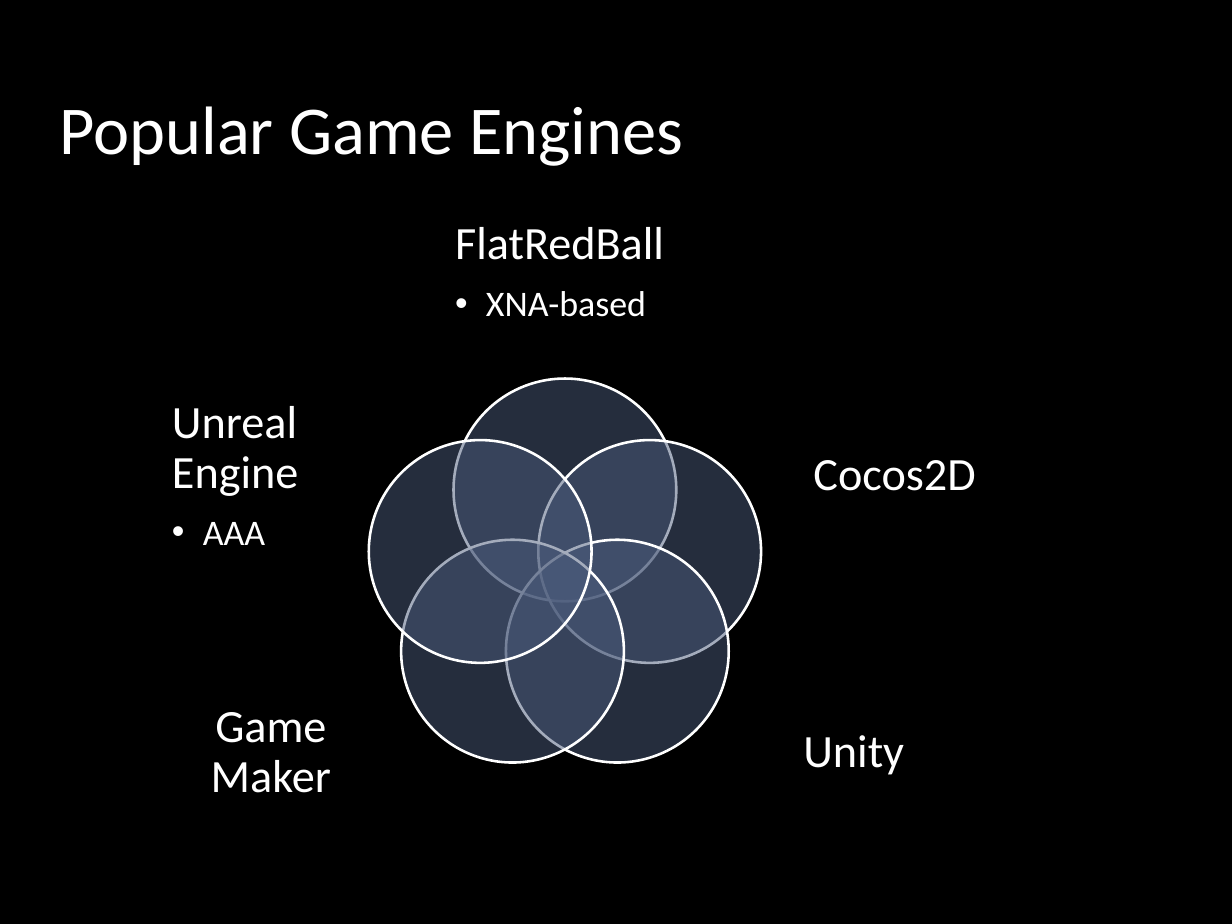
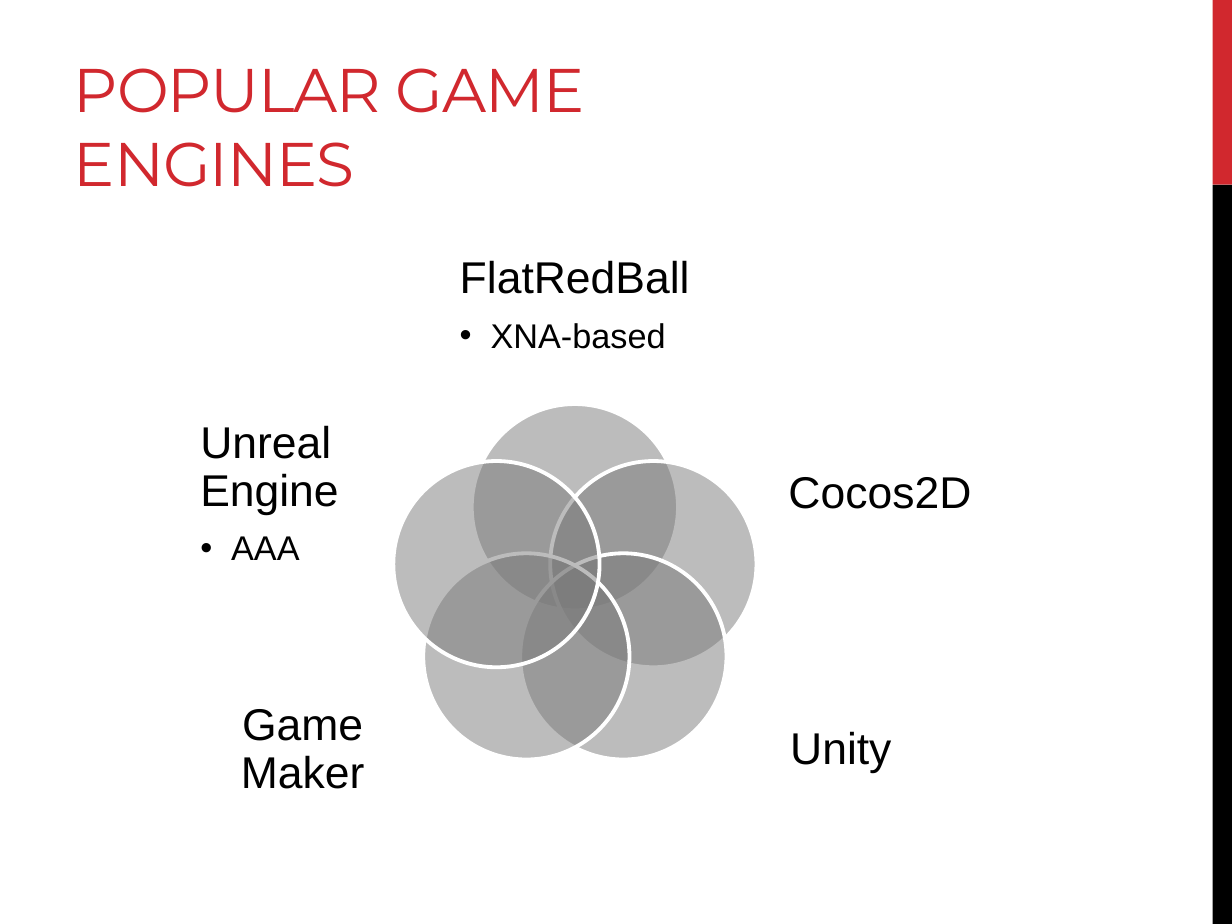
Before and after one commit to peterhoang/Super-Duper-Game, a slide deck: slide 9 of The Super-Awesome Game Deck.pptx. Drawn at 1232x924 pixels with LibreOffice and Linux fonts; fonts in the diff are those of the drawing; background and template pictures are left out. Boxes give left, top, right and bottom in pixels: in the first picture for what was removed or moved away, otherwise in the second. Text is boxed around its words. In the diff, an @@ line names an element or a change of style, - is before the commit and + after.

Commit message:
Changed the PP theme.

```diff
--- a/The Super-Awesome Game Deck.pptx
+++ b/The Super-Awesome Game Deck.pptx
@@ background picture (left out) to #FFFFFF @@
@@ rectangle removed at bbox=[0, 0, 1232, 924] @@
@@ rectangle added at bbox=[1212, 0, 1232, 185], fill #D1282E @@
@@ title at bbox=[74, 68, 585, 187]: text changed; size 40 to 36 pt; font Calibri to Montserrat; text colour #FFFFFF to #D1282E @@
-Popular Game Engines
+POPULAR GAME ENGINES
@@ rectangle added at bbox=[1212, 185, 1232, 924], fill #000000 @@
@@ text "FlatRedBall": place and size @@
-text "FlatRedBall" at bbox=[455, 227, 664, 317]
+text "FlatRedBall" at bbox=[460, 260, 690, 349]
@@ text "FlatRedBall" at bbox=[460, 260, 690, 349]: size 27 to 26 pt in "FlatRedBall"; font Calibri to Arial, text colour #FFFFFF to #000000; size 21 to 20 pt in "XNA-based" @@
@@ text "Unreal Engine": place and size @@
-text "Unreal Engine" at bbox=[172, 406, 298, 545]
+text "Unreal Engine" at bbox=[200, 425, 338, 560]
@@ text "Unreal Engine" at bbox=[200, 425, 338, 560]: size 27 to 26 pt in "Unreal Engine"; font Calibri to Arial, text colour #FFFFFF to #000000; size 21 to 20 pt in "AAA" @@
@@ fill #4A5A7A at 50% opacity to #7A7A7A at 50% opacity; outline #FFFFFF 1.5 pt to #FFFFFF 2.25 pt in 5 elements at bbox=[520, 553, 726, 759], bbox=[551, 461, 756, 667], bbox=[424, 553, 630, 759], bbox=[393, 461, 599, 667], bbox=[472, 404, 678, 610] @@
@@ ellipse: place and size @@
-ellipse at bbox=[453, 378, 676, 601]
+ellipse at bbox=[472, 404, 678, 610]
@@ size 27 to 26 pt, font Calibri to Arial, text colour #FFFFFF to #000000 in 3 elements at bbox=[790, 731, 891, 773], bbox=[241, 709, 365, 789], bbox=[788, 477, 971, 509] @@
@@ text "Cocos2D": place and size @@
-text "Cocos2D" at bbox=[813, 460, 975, 491]
+text "Cocos2D" at bbox=[788, 477, 971, 509]
@@ ellipse: place and size @@
-ellipse at bbox=[368, 440, 591, 663]
+ellipse at bbox=[393, 461, 599, 667]
@@ ellipse: place and size @@
-ellipse at bbox=[538, 440, 761, 663]
+ellipse at bbox=[551, 461, 756, 667]
@@ ellipse: place and size @@
-ellipse at bbox=[402, 540, 625, 763]
+ellipse at bbox=[424, 553, 630, 759]
@@ ellipse: place and size @@
-ellipse at bbox=[506, 540, 729, 763]
+ellipse at bbox=[520, 553, 726, 759]
@@ text "Game Maker": place and size @@
-text "Game Maker" at bbox=[211, 712, 331, 793]
+text "Game Maker" at bbox=[241, 709, 365, 789]
```
Also in this commit, not shown: 28 other slides changed.
